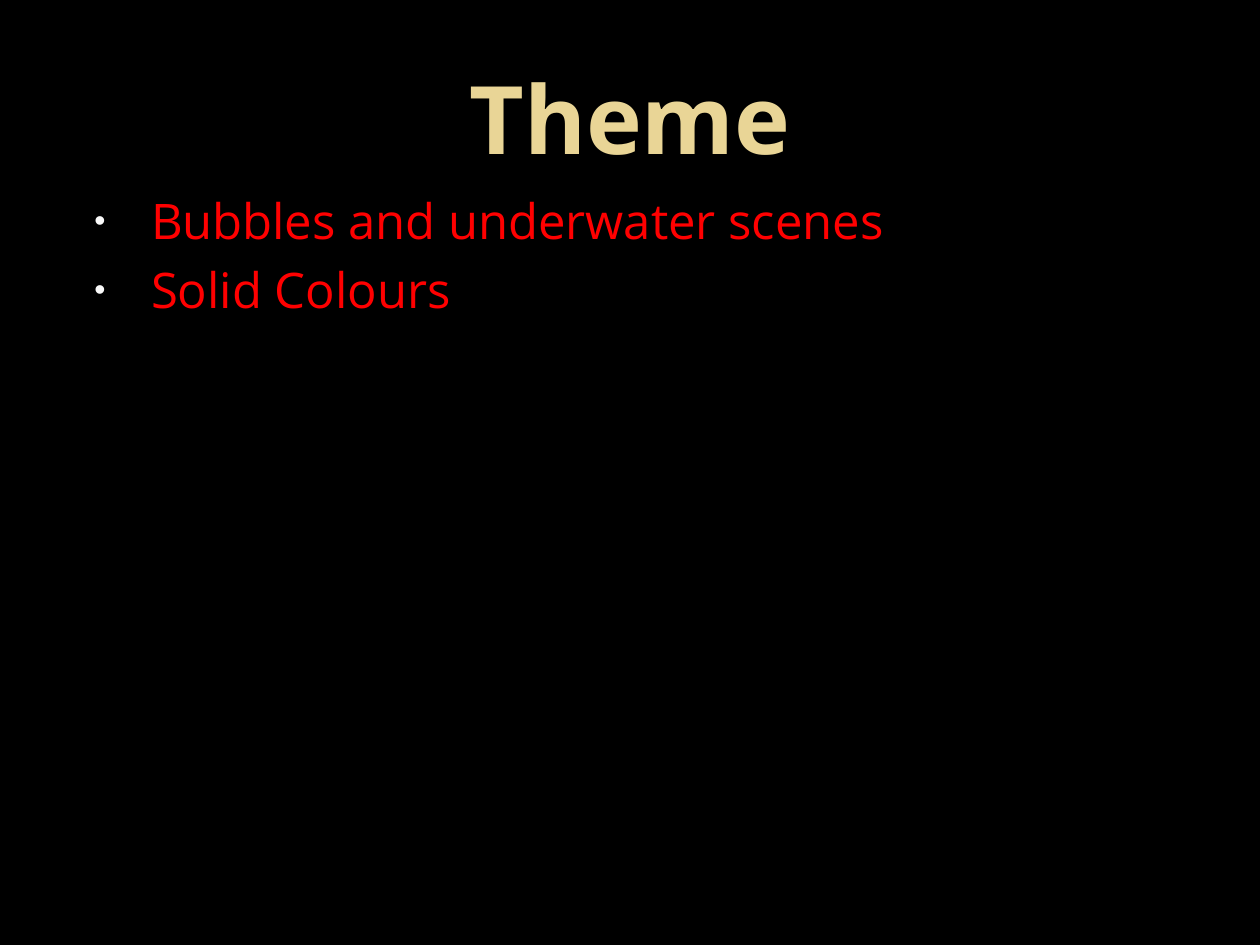
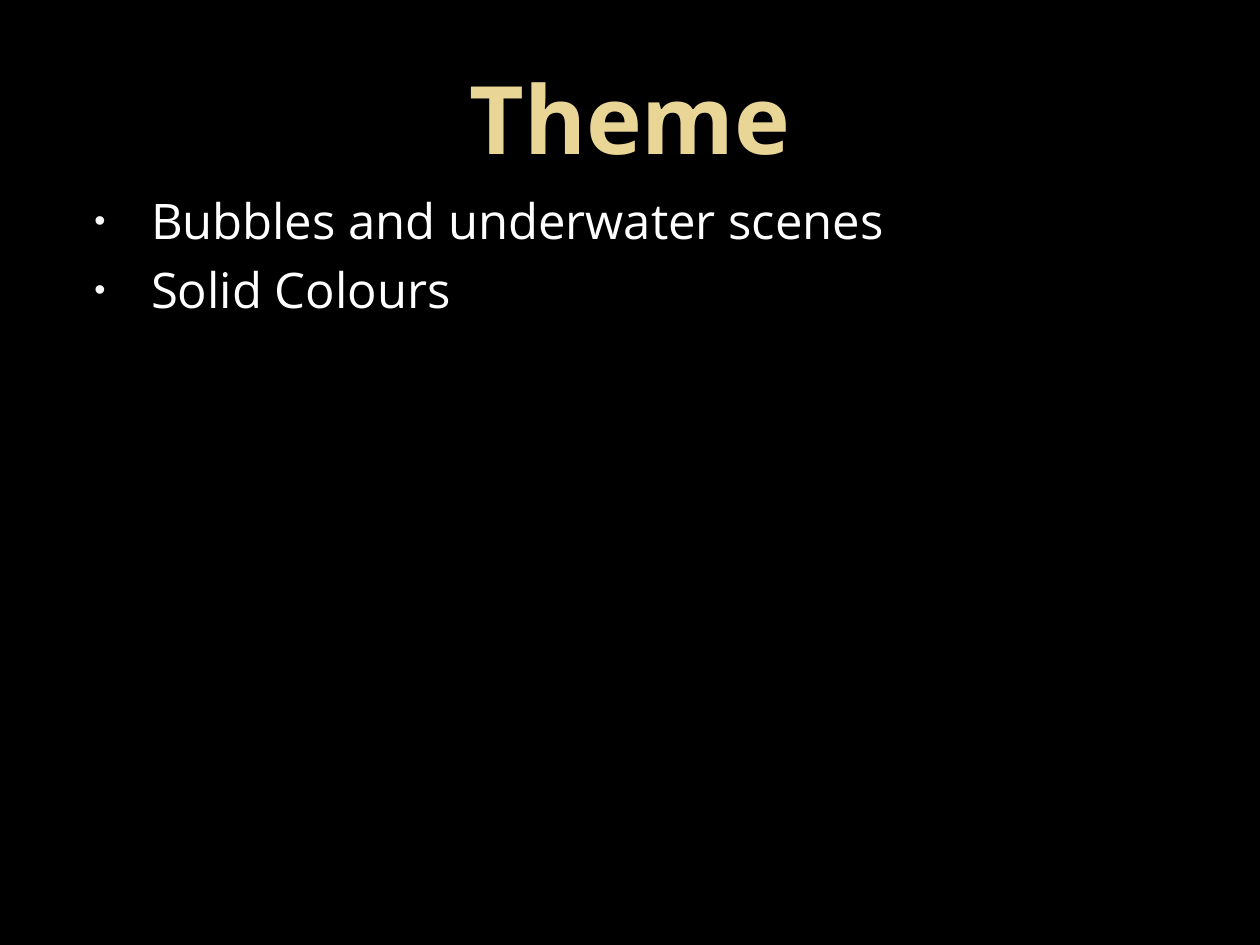
Before and after one commit to UoSGamesGroups/second-semester-level-4-5-s2-group-13, a slide deck: slide 9 of Group 13 Powerpoint presentation2.pptx (slide 10 before the commit). Drawn at 1260x945 pixels with LibreOffice and Linux fonts; fonts in the diff are those of the drawing. Boxes give left, top, right and bottom in pixels: in the first picture for what was removed or moved away, otherwise in the second. Text is boxed around its words. In the diff, an @@ line names an element or a change of style, - is before the commit and + after.

```diff
--- a/Group 13 Powerpoint presentation2.pptx
+++ b/Group 13 Powerpoint presentation2.pptx
@@ text "Bubbles and underwater scenes" at bbox=[151, 201, 883, 309]: text colour #FF0000 to #FFFFFF @@
```
Also in this commit, not shown: 3 other slides changed, 1 slide removed.
